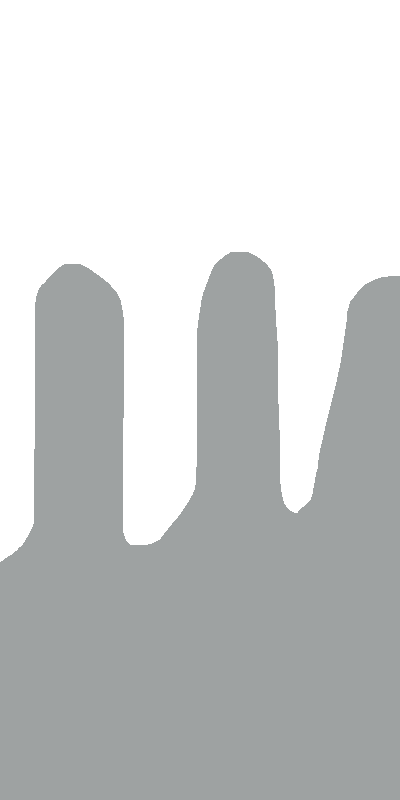
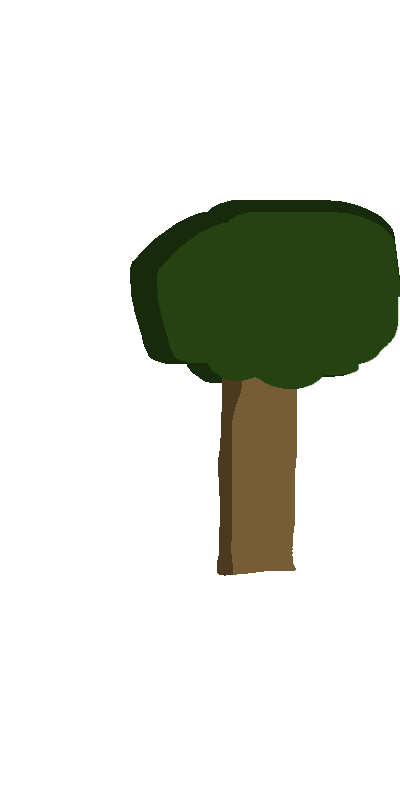
Before/after of a 400px x 800px layered artwork. What changed in the layer stack:
added layer "Layer 2 copy" above "Layer 1 copy" over [157,212,400,389]
added layer "Layer 1 copy" above "Layer 1" over [231,373,297,575]
added layer "Layer 1" above "Layer 2" over [217,373,297,576]
added layer "Layer 2" above "Background" over [130,200,400,392]
hid "Background", painted on it over [0,252,400,800]
